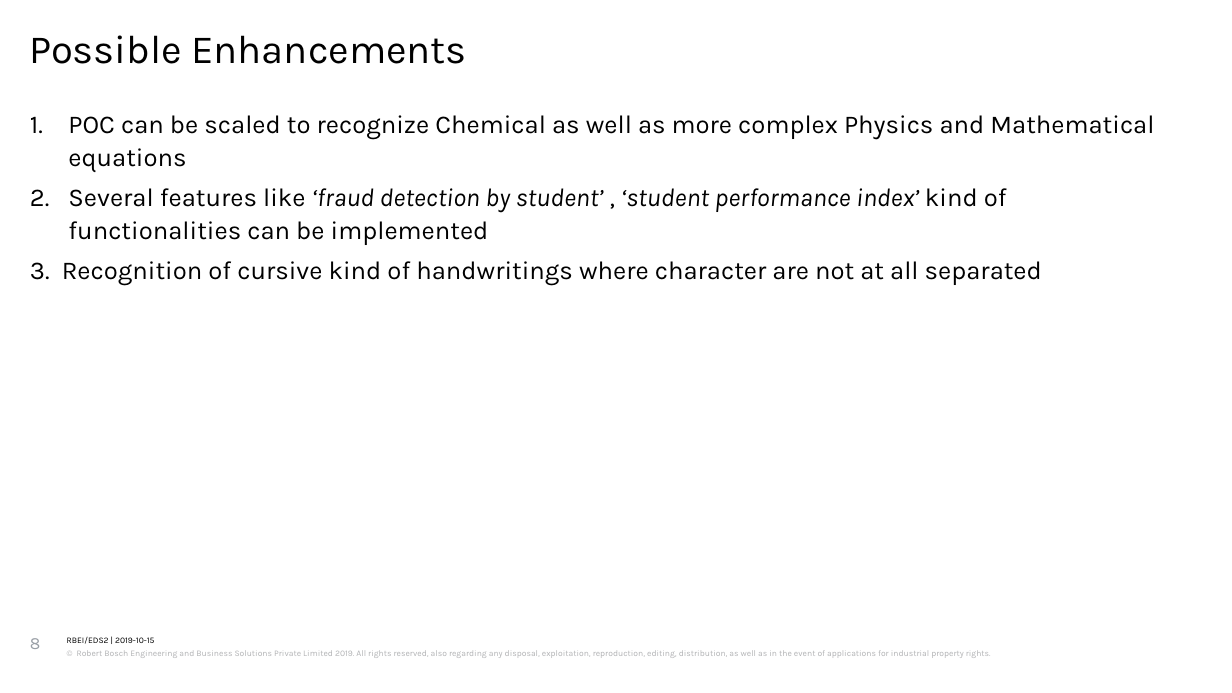
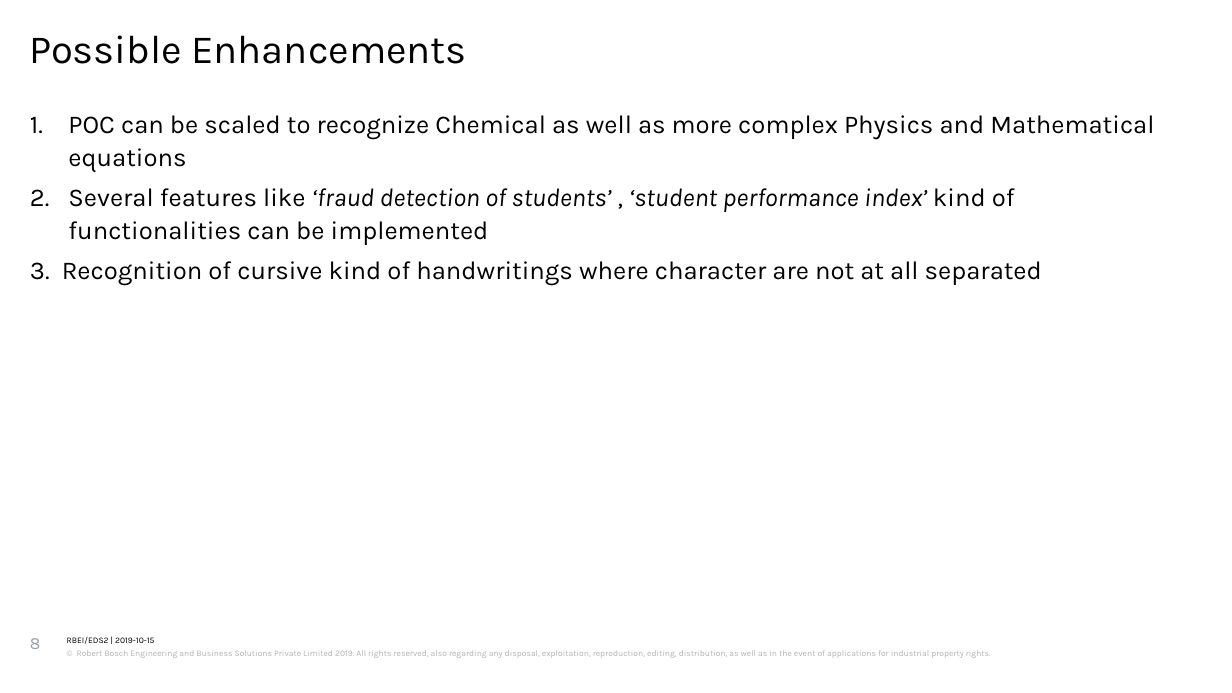
Before and after one commit to bijonguha/Bosch, a slide deck: slide 8 of intel_ocr/docs/intel_internal_review_10thNov.pptx. Drawn at 1232x693 pixels with LibreOffice and Linux fonts; fonts in the diff are those of the drawing; background and template pictures are left out. Boxes give left, top, right and bottom in pixels: in the first picture for what was removed or moved away, otherwise in the second. Text is boxed around its words. In the diff, an @@ line names an element or a change of style, - is before the commit and + after.

```diff
--- a/intel_ocr/docs/intel_internal_review_10thNov.pptx
+++ b/intel_ocr/docs/intel_internal_review_10thNov.pptx
@@ text at [68, 188, 1015, 245]: text changed @@
-2. Several features like ‘fraud detection by student’ , ‘student performance index’ kind of functionalities can be implemented
+2. Several features like ‘fraud detection of students’ , ‘student performance index’ kind of functionalities can be implemented
```
Also in this commit, not shown: 2 other files.
